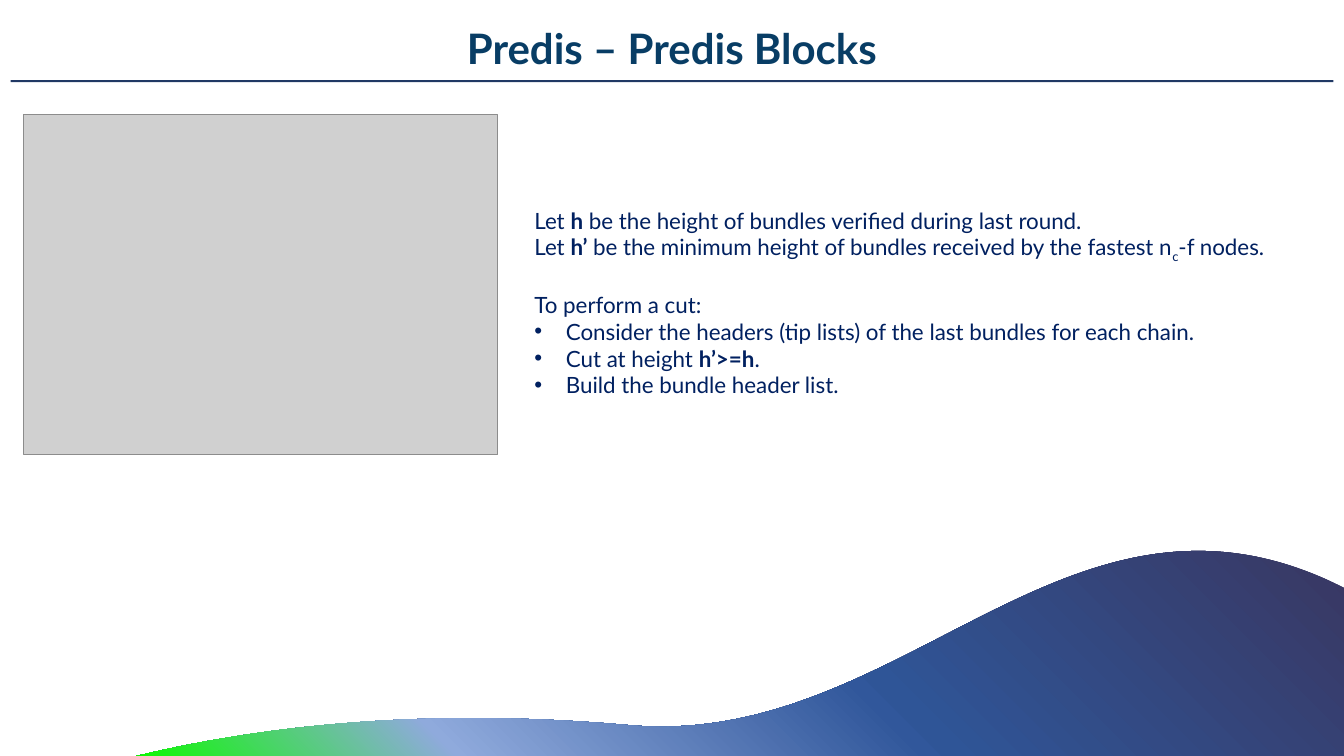
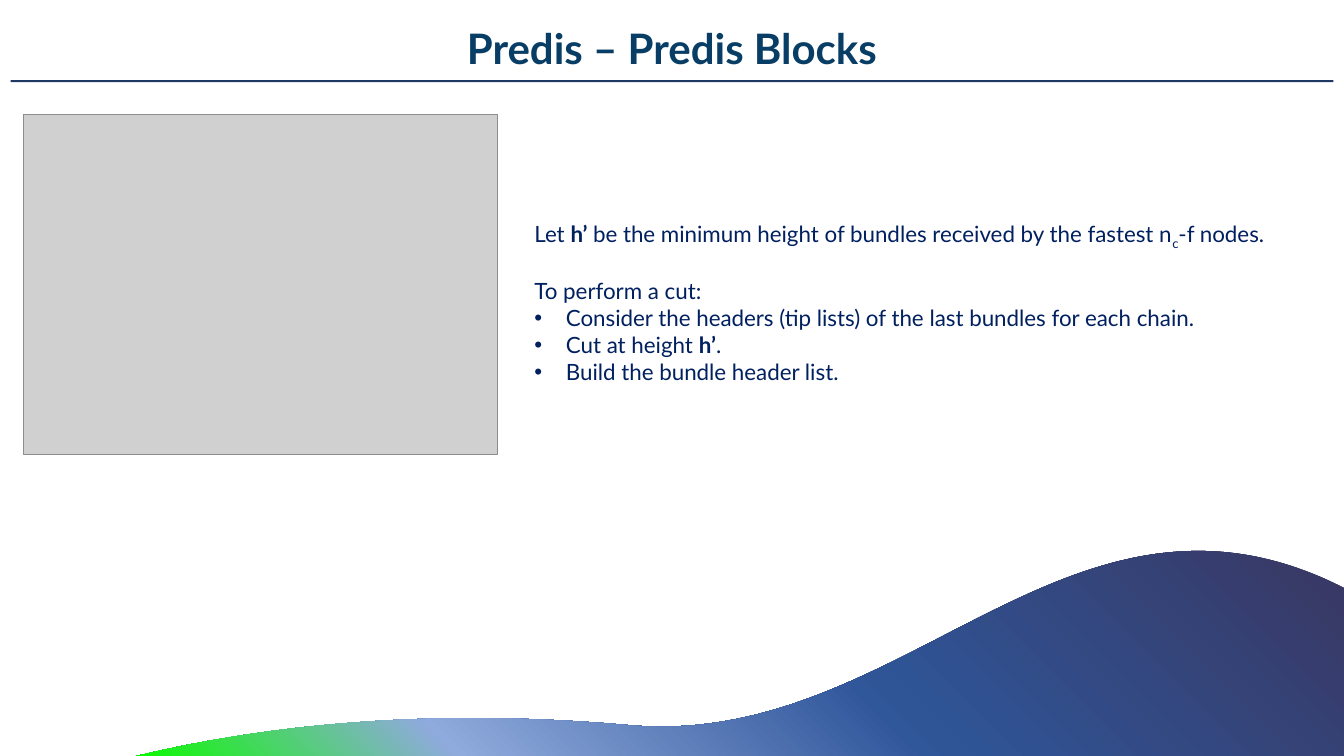
Before and after one commit to MerloSimone/DistributedSystems, a slide deck: slide 11 of PresentationDS.pptx (slide 7 before the commit). Drawn at 1344x756 pixels with LibreOffice and Linux fonts; fonts in the diff are those of the drawing; grey boxes stand for pictures. Boxes give left, top, right and bottom in pixels: in the first picture for what was removed or moved away, otherwise in the second. Text is boxed around its words. In the diff, an @@ line names an element or a change of style, - is before the commit and + after.

```diff
--- a/PresentationDS.pptx
+++ b/PresentationDS.pptx
@@ text at (534,212,1082,233): paragraph removed @@
-Let h be the height of bundles verified during last round.
@@ text "Let h’ be the minimum ...": place and size @@
-text "Let h’ be the minimum ..." at (534,212,1264,393)
+text "Let h’ be the minimum ..." at (534,225,1264,380)
@@ text at (566,336,722,357): text changed @@
-• Cut at height h’>=h.
+• Cut at height h’.
```
Also in this commit, not shown: 6 other slides changed, 7 slides added.
